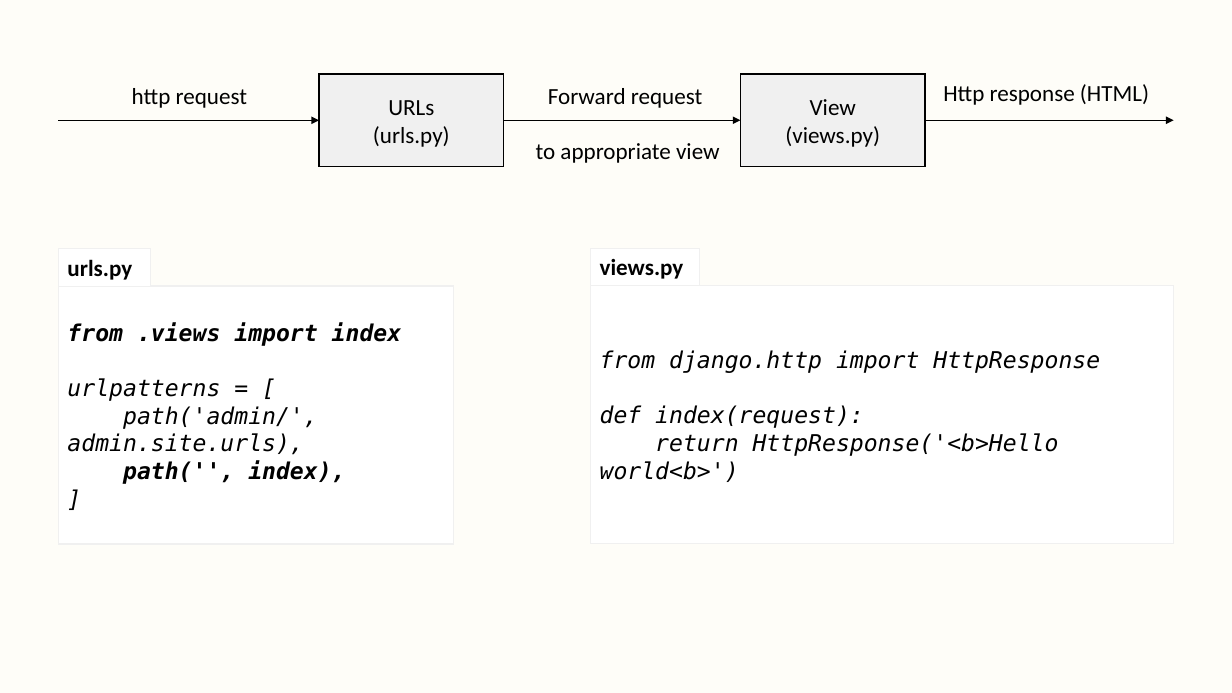
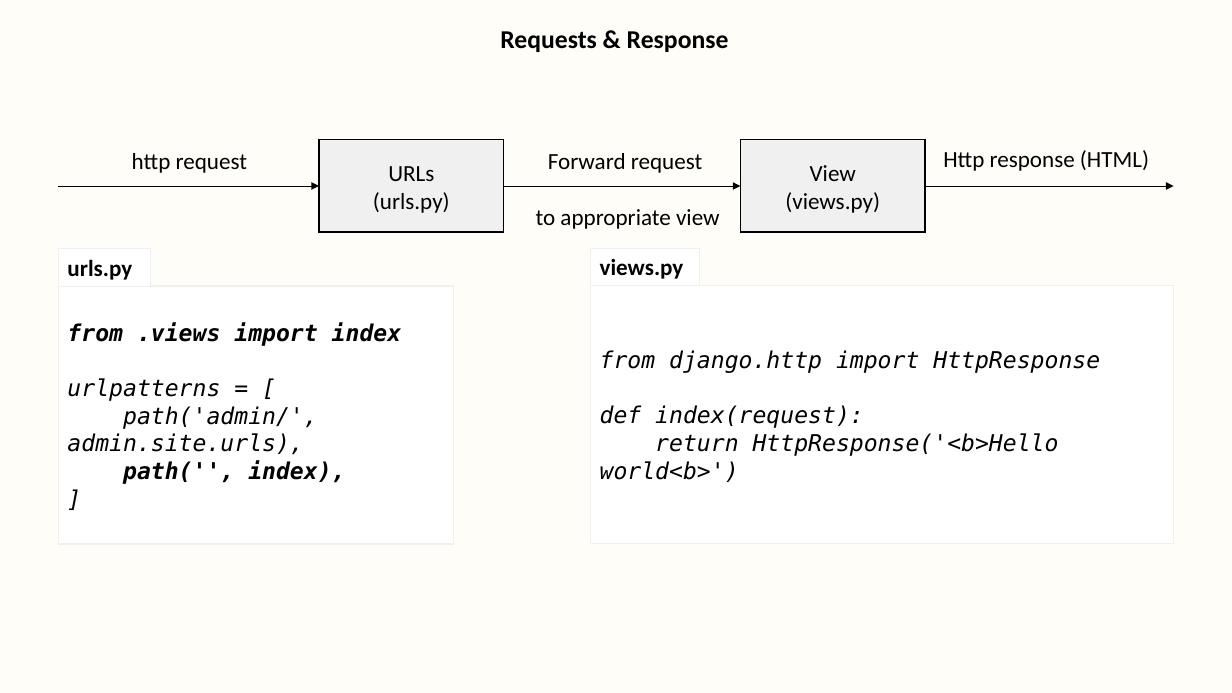
Before and after one commit to dharaneya/gym_web_app, a slide deck: slide 3 of practical_notes.pptx (slide 4 before the commit). Drawn at 1232x693 pixels with LibreOffice and Linux fonts; fonts in the diff are those of the drawing. Boxes give left, top, right and bottom in pixels: in the first picture for what was removed or moved away, otherwise in the second. Text is boxed around its words. In the diff, an @@ line names an element or a change of style, - is before the commit and + after.

```diff
--- a/practical_notes.pptx
+++ b/practical_notes.pptx
@@ text added at box(500, 31, 729, 52), 20 pt, text #000000, bold @@
+Requests & Response
@@ 3 texts, 3 arrows, 2 rectangles: place and size @@
-3 texts, 3 arrows, 2 rectangles at box(58, 74, 1174, 166)
+3 texts, 3 arrows, 2 rectangles at box(58, 140, 1174, 232)
```
Also in this commit, not shown: 3 other slides changed, 6 slides added, 1 other file.
